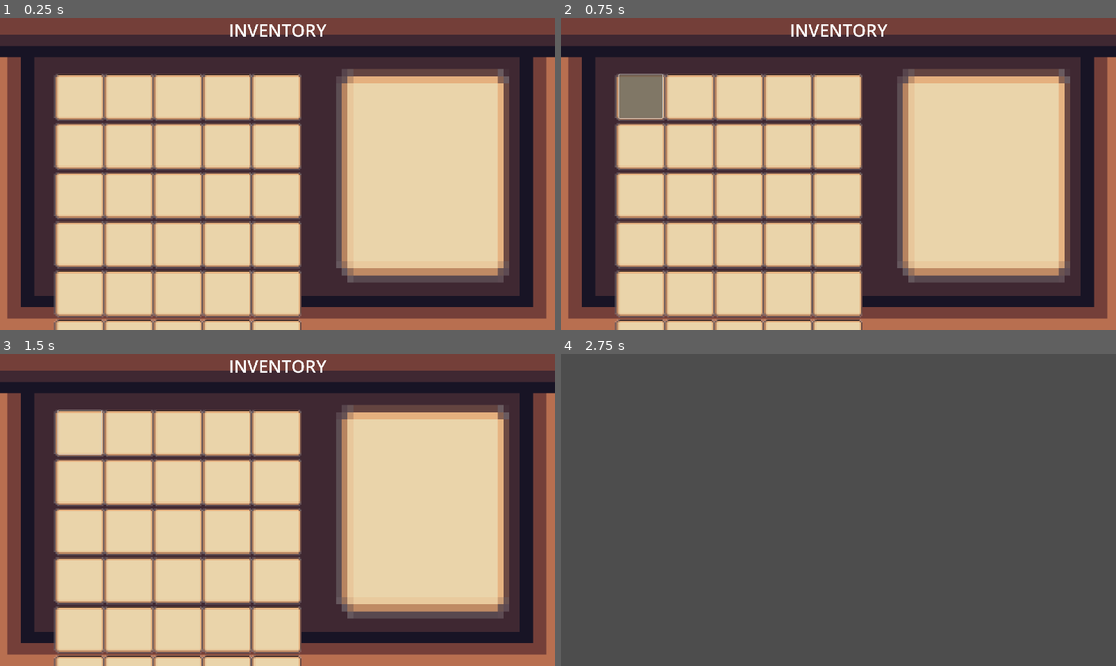
Above: before the commit, frames 1-4 (two rows, left to right).
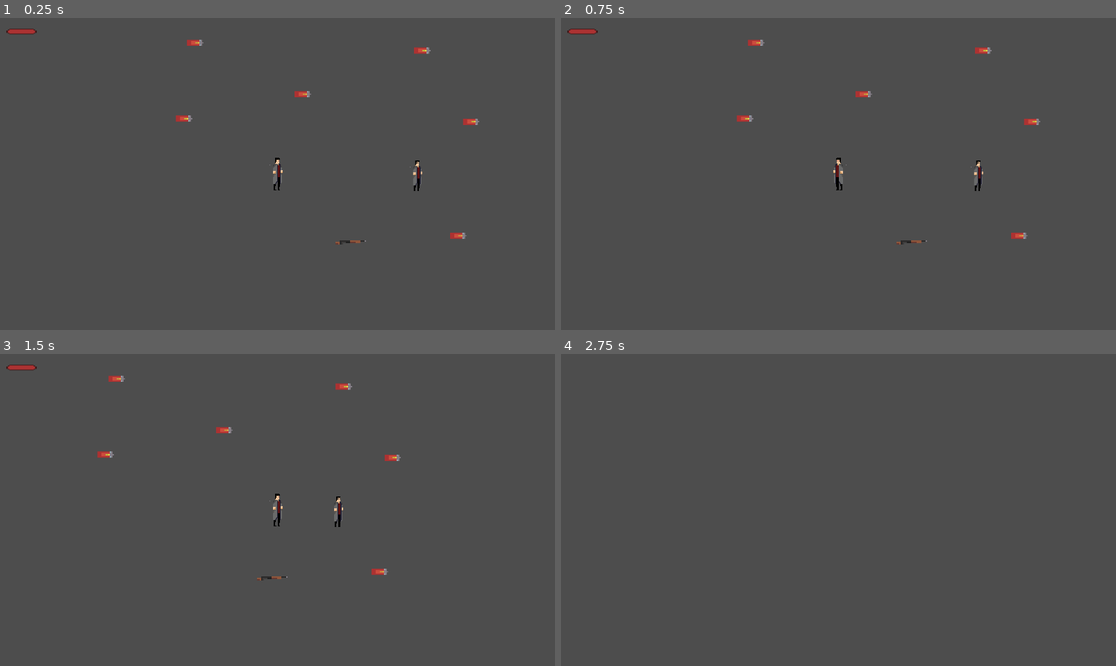
Above: after the commit, the same moments.

Repository: jawadnull/project_fire
Game: Godot game, scene res://Scenes/Main/Main.tscn
Two runs of this game, one before a commit and one after it. Both use one fixed random seed, a clock stepped at 60 frames per second and the inputs below.
Inputs (mouse positions are in pixels of both pictures, inside the frame that each line leads up to):
- Up to frame 1 (0.25 s): no input
- Up to frame 2 (0.75 s): click (638, 96) at 0.52 s
- Up to frame 3 (1.5 s): tap Enter at 1.25 s; move the mouse to (399, 494) at 1.27 s; hold D (move_right) from 1.28 s (still down); tap Shift (dash) at 1.35 s
- Up to frame 4 (2.75 s): move the mouse to (727, 525) at 2.02 s; release D (move_right) at 2.03 s; hold S (move_down) from 2.03 s (still down); tap F (pick_up) at 2.1 s

The runs differ from the first frame. In frame 1, 96% of the frame differs, in the area x 0-100%, y 0-100%; in frame 2, 96%; in frame 3, 96%; in frame 4, nothing differs.

Commit message:
pre_alpha_0.3.7

Diff:
--- a/Scenes/Characters/player.tscn
+++ b/Scenes/Characters/player.tscn
@@ -97,6 +97,7 @@
 text = "PRESS 'F' TO PICK UP"
 
 [node name="Inventory_UI" type="CanvasLayer" parent="."]
+visible = false
 
 [node name="NinePatchRect" type="NinePatchRect" parent="Inventory_UI"]
 anchors_preset = 15
--- a/Scenes/Inventory/inventory_ui.tscn
+++ b/Scenes/Inventory/inventory_ui.tscn
@@ -1,20 +1,32 @@
-[gd_scene load_steps=2 format=3 uid="uid://ptw0gj1wbt4p"]
+[gd_scene load_steps=3 format=3 uid="uid://ptw0gj1wbt4p"]
 
 [ext_resource type="Script" path="res://Scripts/Inventory/inventory_ui.gd" id="1_adc5v"]
 
+[sub_resource type="Theme" id="Theme_88mqm"]
+
 [node name="Inventory_UI" type="Control"]
 layout_mode = 3
-anchors_preset = 0
-offset_right = 40.0
-offset_bottom = 40.0
+anchors_preset = 4
+anchor_top = 0.5
+anchor_bottom = 0.5
+offset_left = 180.0
+offset_top = -400.0
+offset_right = 1080.0
+offset_bottom = 200.0
+grow_vertical = 2
 script = ExtResource("1_adc5v")
 
-[node name="GridContainer" type="GridContainer" parent="."]
-layout_mode = 0
-offset_left = 200.0
-offset_top = 200.0
-offset_right = 1000.0
+[node name="ScrollContainer" type="ScrollContainer" parent="."]
+layout_mode = 1
+offset_right = 900.0
 offset_bottom = 600.0
+follow_focus = true
+scroll_horizontal_custom_step = 20.0
+scroll_vertical_custom_step = 10.0
+
+[node name="GridContainer" type="GridContainer" parent="ScrollContainer"]
+layout_mode = 2
+theme = SubResource("Theme_88mqm")
 theme_override_constants/h_separation = 20
 theme_override_constants/v_separation = 20
 columns = 5
--- a/Scripts/Inventory/inventory_ui.gd
+++ b/Scripts/Inventory/inventory_ui.gd
@@ -1,6 +1,7 @@
 extends Control
 
-@onready var grid_container: GridContainer = $GridContainer
+@onready var grid_container: GridContainer = $ScrollContainer/GridContainer
+@onready var scroll_container: ScrollContainer = $ScrollContainer
 
 # Called when the node enters the scene tree for the first time.
 func _ready() -> void:
--- a/project.godot
+++ b/project.godot
@@ -120,6 +120,10 @@
 ]
 }
 
+[input_devices]
+
+pointing/emulate_touch_from_mouse=true
+
 [rendering]
 
 textures/canvas_textures/default_texture_filter=0
